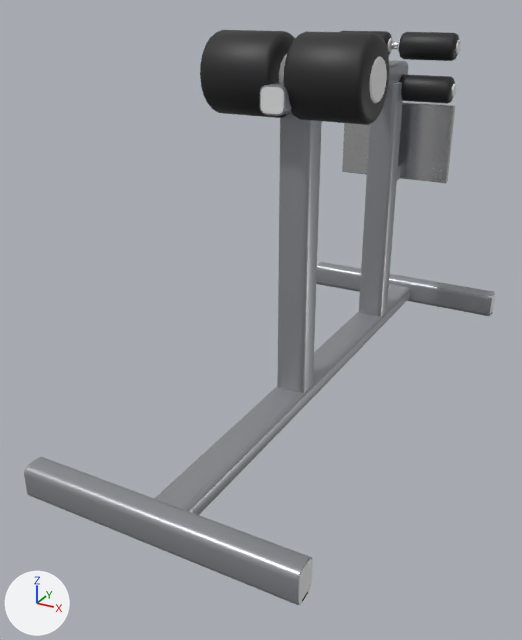
Two versions of the glTF model echipamente/glb/glute_ham_developer.glb, one commit apart.
Before and after are seen from a 50 mm lens placed at (0.9, -2.01, 1.2), pointed at (-0.1, -0.19, 0.29). The lights are fixed; the arrows at lower left show +X, +Y and +Z. The first picture is the older version. Vertices at exactly the same position are counted once.

Before the edit, the objects in view are built like this:
```python
ob_glute_ham_developer__plastic = bpy.data.objects.new('glute_ham_developer__plastic', me_glute_ham_developer_plastic)
ob_glute_ham_developer__plastic.location = (0.0, 0.0, 0.0)
ob_glute_ham_developer__powder = bpy.data.objects.new('glute_ham_developer__powder', me_glute_ham_developer__powder)
ob_glute_ham_developer__powder.location = (0.0, 0.0, 0.0)
ob_glute_ham_developer__rubber = bpy.data.objects.new('glute_ham_developer__rubber', me_glute_ham_developer__rubber)
ob_glute_ham_developer__rubber.location = (0.0, 0.0, 0.0)
ob_glute_ham_developer__vinyl = bpy.data.objects.new('glute_ham_developer__vinyl', me_glute_ham_developer__vinyl)
ob_glute_ham_developer__vinyl.location = (0.0, 0.0, 0.0)
# also in view: 'glute_ham_developer__steel' at (0.0, 0.64, 0.83)
```
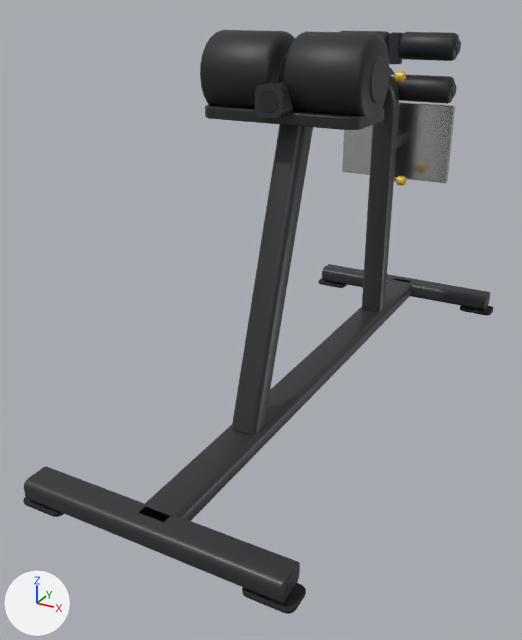
Where the change shows, as pixel boxes [x1, y1, x2, y2] in the pictures (522 x 640 px; the box of a moved part takes in the faces that stretch with it):
'glute_ham_developer__powder', recoloured, reshaped: before [24, 60, 495, 605]; after [24, 33, 490, 603]
'glute_ham_developer__plastic', recoloured, reshaped: before [261, 38, 496, 604]; after [205, 32, 489, 592]
'glute_ham_developer__rubber', reshaped: before [302, 285, 492, 602]; after [23, 278, 493, 614]
'glute_ham_developer__accent', added: after [395, 71, 406, 186]
part 1 of me_glute_ham_developer_plastic, added: after [286, 573, 296, 592]
part 2 of me_glute_ham_developer_plastic, added: after [259, 90, 278, 113]
part 3 of me_glute_ham_developer_plastic, added (black): after [205, 105, 384, 130]
part 4 of me_glute_ham_developer_plastic, deleted: before [261, 82, 496, 604]
part 5 of me_glute_ham_developer__powder, moved or reshaped: before [154, 284, 410, 515]; after [140, 279, 412, 521]
part 6 of me_glute_ham_developer__powder, moved or reshaped: before [24, 457, 312, 605]; after [24, 467, 300, 603]
part 7 of me_glute_ham_developer__powder, moved or reshaped: before [316, 262, 495, 316]; after [322, 264, 490, 310]
part 8 of me_glute_ham_developer__powder, moved or reshaped: before [260, 60, 408, 116]; after [255, 81, 293, 118]
part 9 of me_glute_ham_developer__powder, moved or reshaped (mostly hidden): before [397, 166, 401, 180]; after [396, 134, 402, 148]
part 10 of me_glute_ham_developer__powder, moved or reshaped: before [359, 83, 403, 316]; after [388, 33, 403, 64]
part 11 of me_glute_ham_developer__powder, added: after [232, 67, 399, 434]
part 12 of me_glute_ham_developer__powder, deleted: before [277, 113, 322, 393]
part 13 of me_glute_ham_developer__rubber, moved or reshaped (not visible before): after [460, 306, 493, 316]
part 14 of me_glute_ham_developer__rubber, moved or reshaped (mostly hidden before): before [302, 592, 308, 602]; after [23, 497, 64, 517]
part 15 of me_glute_ham_developer__rubber, moved or reshaped (not visible before): after [318, 278, 347, 288]
part 16 of me_glute_ham_developer__rubber, moved or reshaped (not visible before): after [242, 583, 306, 614]

Edits to the bpy script that builds the scene:
```text
Change mat_plastic:
    mat_plastic.base_color: (0.8, 0.8, 0.8) -> (0.022, 0.022, 0.024)  # white #e7e7e7 -> black #29292b
Change mat_powder:
    mat_powder.base_color: (0.36, 0.375, 0.4) -> (0.04, 0.042, 0.047)  # grey #a2a5aa -> dark grey #383a3d
Change me_glute_ham_developer_plastic:
    remove me_glute_ham_developer_plastic.from_pydata(...)  # 1040 vertices, 1976 faces; spans x -0.4..0.4, y -0.93..0.93, z 0.0..1.08
    add me_glute_ham_developer_plastic.from_pydata(...)  # 896 vertices, 1684 faces; spans x -0.37..0.37, y -0.94..0.94, z 0.03..1.1
    me_glute_ham_developer_plastic part 1: a new loose piece, a 12-sided cut cone along x (radius 0.0216 at the low end, 0.0204 at the high end) spanning x 0.369..0.372, y -0.9416..-0.8984, z 0.0284..0.0716, in mat_plastic (black #29292b)
    me_glute_ham_developer_plastic part 2: a new loose piece, a 12-sided cut cone along y (radius 0.0272 at the low end, 0.0288 at the high end) spanning x -0.0288..0.0288, y -0.342..-0.339, z 0.9412..0.9988, in mat_plastic (black #29292b)
    me_glute_ham_developer_plastic part 3: a new loose piece of 80 vertices spanning x -0.23..0.23, y -0.31..-0.09, z 0.91..0.94, in mat_plastic (black #29292b)
    me_glute_ham_developer_plastic part 4: 14 loose pieces with 560 vertices, spanning x -0.4..0.4, y -0.93..0.93, z 0.0..1.0, are deleted
    other edits to the shape of me_glute_ham_developer_plastic do not show in these pictures
Change me_glute_ham_developer__powder:
    remove me_glute_ham_developer__powder.from_pydata(...)  # 280 vertices, 532 faces; spans x -0.4..0.4, y -0.94..0.94, z 0.0..1.01
    add me_glute_ham_developer__powder.from_pydata(...)  # 640 vertices, 1252 faces; spans x -0.37..0.37, y -0.96..0.96, z 0.02..1.1
    me_glute_ham_developer__powder part 5: the loose piece of 40 vertices spanning x -0.05..0.05, y -0.9..0.9, z 0.01..0.07 is multiplied about its middle by the matrix ((0.0, 0.0, 1.954), (0.0, 1.022, 0.0), (0.505, 0.0, 0.0)), then moved by (0.0, 0.0, 0.01)
    me_glute_ham_developer__powder part 6: the loose piece of 40 vertices spanning x -0.4..0.4, y -0.94..-0.86, z 0.0..0.1 is scaled about its middle by (0.937, -1.29, 0.581), then moved by (0.0, -0.02, 0.0)
    me_glute_ham_developer__powder part 7: the loose piece of 40 vertices spanning x -0.4..0.4, y 0.86..0.94, z 0.0..0.1 is scaled about its middle by (0.937, -1.29, 0.581), then moved by (0.0, 0.02, 0.0)
    me_glute_ham_developer__powder part 8: the loose piece of 40 vertices spanning x -0.04..0.04, y -0.32..0.65, z 0.93..1.01 is multiplied about its middle by the matrix ((0.0, 0.0, 1.091), (0.0, 0.206, 0.0), (1.091, 0.0, 0.0)), then moved by (0.0, -0.4, 0.0)
    me_glute_ham_developer__powder part 9: the loose piece of 40 vertices spanning x -0.03..0.03, y 0.55..0.67, z 0.57..0.63 is multiplied about its middle by the matrix ((0.0, 0.0, 0.808), (0.0, 1.017, 0.0), (0.808, 0.0, 0.0)), then moved by (0.0, 0.0, 0.12)
    me_glute_ham_developer__powder part 10: the loose piece of 40 vertices spanning x -0.05..0.05, y 0.5..0.6, z 0.06..0.94 is scaled about its middle by (-0.484, 0.484, 0.114), then moved by (0.0, 0.05, 0.55)
    me_glute_ham_developer__powder part 11: a new loose piece of 400 vertices spanning x -0.04..0.04, y -0.5..0.59, z 0.06..1.01, in mat_powder (dark grey #383a3d)
    me_glute_ham_developer__powder part 12: 40 vertices removed from x -0.05..0.05, y -0.2..-0.1, z 0.06..1.0
Change me_glute_ham_developer__rubber:
    remove me_glute_ham_developer__rubber.from_pydata(...)  # 320 vertices, 624 faces; spans x -0.4..0.4, y -0.92..0.92, z 0.0..0.01
    add me_glute_ham_developer__rubber.from_pydata(...)  # 320 vertices, 624 faces; spans x -0.4..0.4, y -0.96..0.96, z 0.0..0.01
    me_glute_ham_developer__rubber part 13: the loose piece of 80 vertices spanning x -0.4..-0.31, y 0.88..0.92, z 0.0..0.01 is scaled about its middle by (1.53, 1.74, 1.2), then moved by (0.68, 0.02, 0.0)
    me_glute_ham_developer__rubber part 14: the loose piece of 80 vertices spanning x 0.31..0.4, y -0.92..-0.88, z 0.0..0.01 is scaled about its middle by (1.53, 1.74, 1.2), then moved by (-0.68, -0.02, 0.0)
    me_glute_ham_developer__rubber part 15: the loose piece of 80 vertices spanning x 0.31..0.4, y 0.88..0.92, z 0.0..0.01 is scaled about its middle by (1.53, 1.74, 1.2), then moved by (-0.68, 0.02, 0.0)
    me_glute_ham_developer__rubber part 16: the loose piece of 80 vertices spanning x -0.4..-0.31, y -0.92..-0.88, z 0.0..0.01 is scaled about its middle by (1.53, 1.74, 1.2), then moved by (0.68, -0.02, 0.0)
Add ob_glute_ham_developer__accent:
    ob_glute_ham_developer__accent = bpy.data.objects.new('glute_ham_developer__accent', me_glute_ham_developer_accent)  # 128 vertices, 248 faces; spans x 0.06..0.091, y 0.433..0.567, z 0.583..0.987; in mat_accent (yellow #edbf27)
    ob_glute_ham_developer__accent.location = (0.0, 0.0, 0.0)
```
